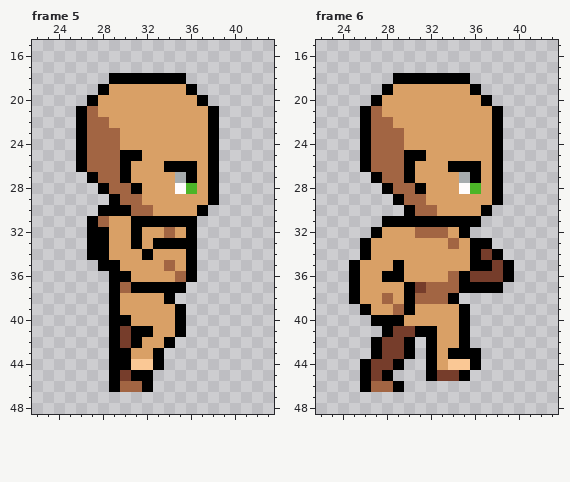
Edited in one commit: pixel-art file (Pixel Crawler - Free Pack/Entities/Characters/Body_A/Animations/Run_Base/Run_Side.aseprite). This is how it looked before the edit.
64x64 pixels, 6 frames. Shown: frame 5: x 22..43, y 15..48; frame 6: x 22..43, y 15..48. The commit also changed other frames, which this record leaves out.
New version:
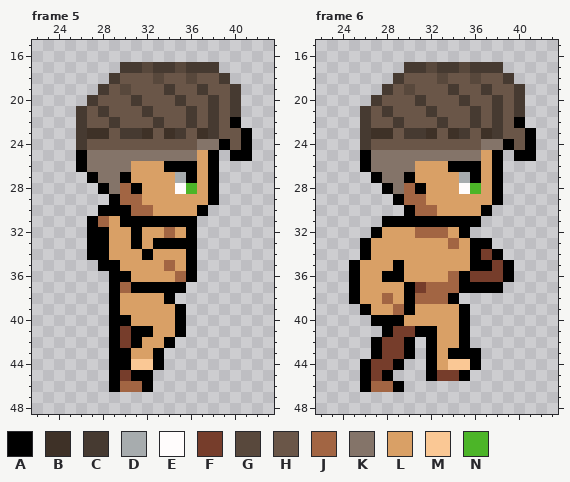
Palette (. is transparent): A #000000  B #3e3127  C #463a31  D #a7acae  E #fffcfc  F #763d2b  G #58483c  H #6a5648  J #a26543  K #847469  L #d9a066  M #fac895  N #4cb528
The author wrote: Clothing&Hair
From old to new:
layer "hair_style_1" added
Changed rows in their new state; - is an unchanged pixel.
Frame 5:
first column x 26:
17 ----CCGCCGCCC---
18 ---CHHHGHHGHHC--
19 --CHGHHHCHHCHHC-
20 -CHHHCHHHCHHCHC-
21 CHCHHHCHHHCHCHC-
22 CHHCHHHCHHCHCHA-
23 CBBHCCBHBCHBCHHA
24 CHHHHHHHHHHKKAHA
25 -KKKKKKKKKK---AA
26 -KKKK-----------
27 --KK------------
28 ---K------------
31 ----A-----------
Frame 6, layer "hair_style_1":
first column x 26:
17 ----CCGCCGCCC---
18 ---CHHHGHHGHHC--
19 --CHGHHHCHHCHHC-
20 -CHHHCHHHCHHCHC-
21 CHCHHHCHHHCHCHC-
22 CHHCHHHCHHCHCHA-
23 CBBHCCBHBCHBCHHA
24 CHHHHHHHHHHKKAHA
25 -KKKKKKKKKK---AA
26 -KKKK-----------
27 --KK------------
28 ---K------------
